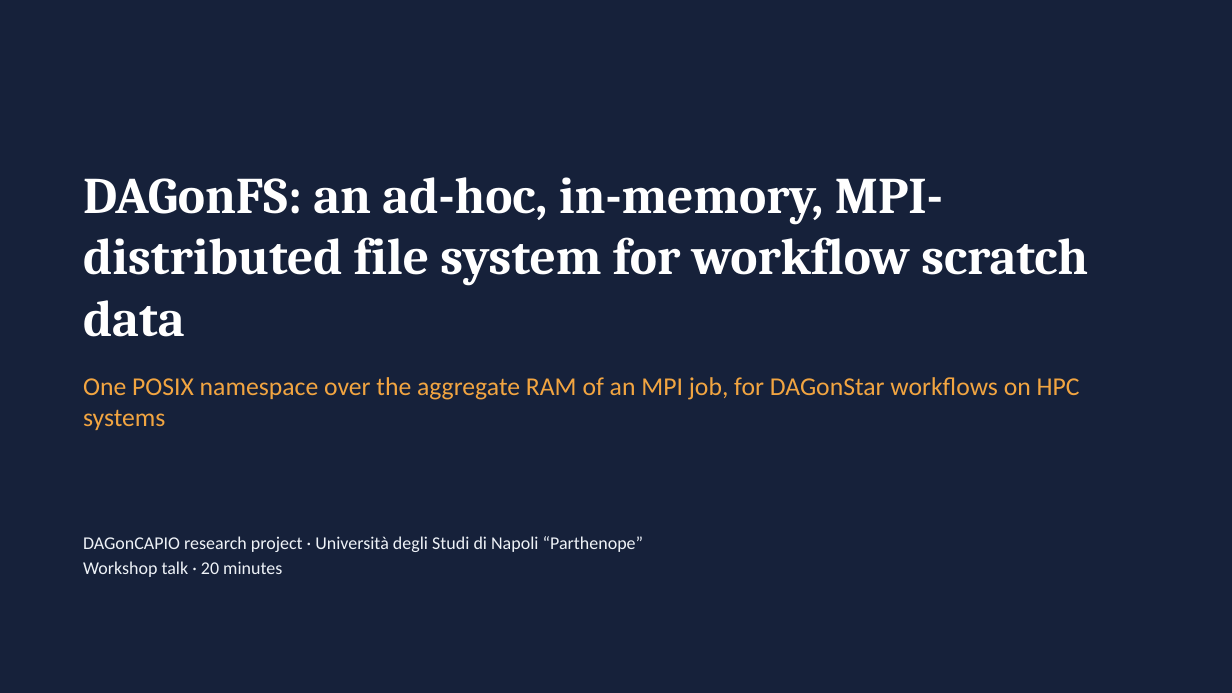
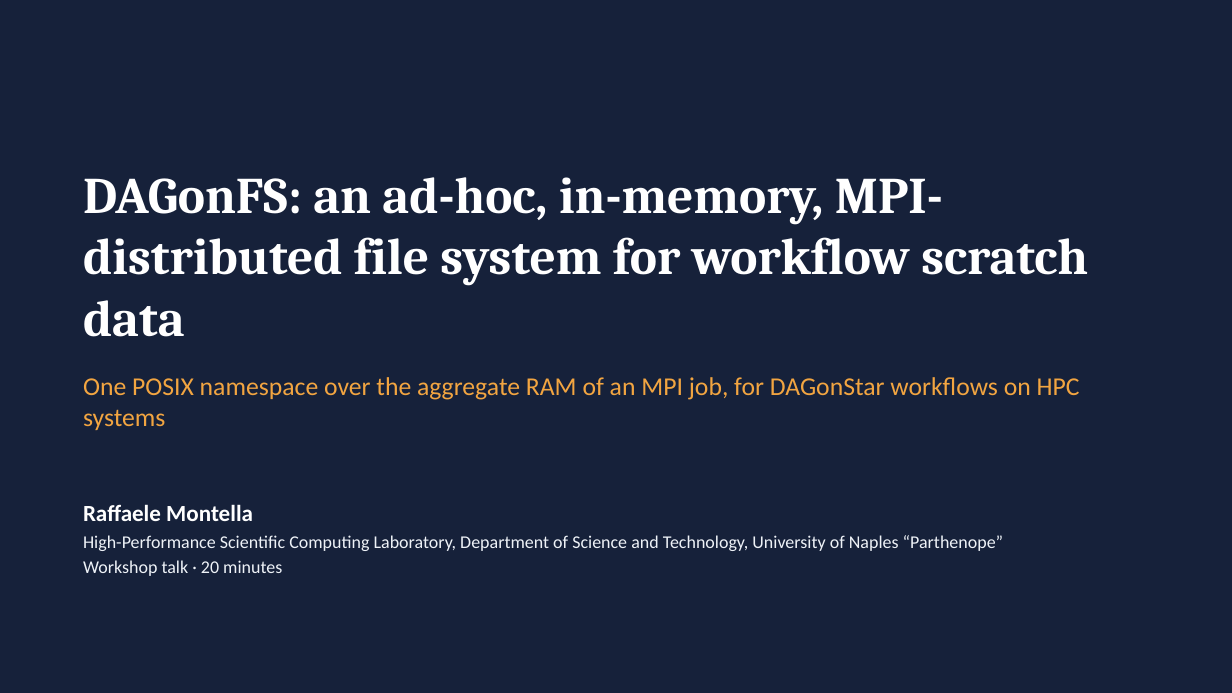
Before and after one commit to DagOnStar/DAGonFS, a slide deck: slide 1 of docs/presentations/DAGonFS-scientific-talk.pptx. Drawn at 1232x693 pixels with LibreOffice and Linux fonts; fonts in the diff are those of the drawing. Boxes give left, top, right and bottom in pixels: in the first picture for what was removed or moved away, otherwise in the second. Text is boxed around its words. In the diff, an @@ line names an element or a change of style, - is before the commit and + after.

```diff
--- a/docs/presentations/DAGonFS-scientific-talk.pptx
+++ b/docs/presentations/DAGonFS-scientific-talk.pptx
@@ text "Raffaele Montella": place and size @@
-text "Raffaele Montella" at (83, 536, 644, 577)
+text "Raffaele Montella" at (83, 504, 1004, 576)
@@ text at (83, 504, 1004, 551): text changed @@
-DAGonCAPIO research project · Università degli Studi di Napoli “Parthenope”
+Raffaele Montella
+High-Performance Scientific Computing Laboratory, Department of Science and Technology, University of Naples “Parthenope”
```
Also in this commit, not shown: 2 other files.
